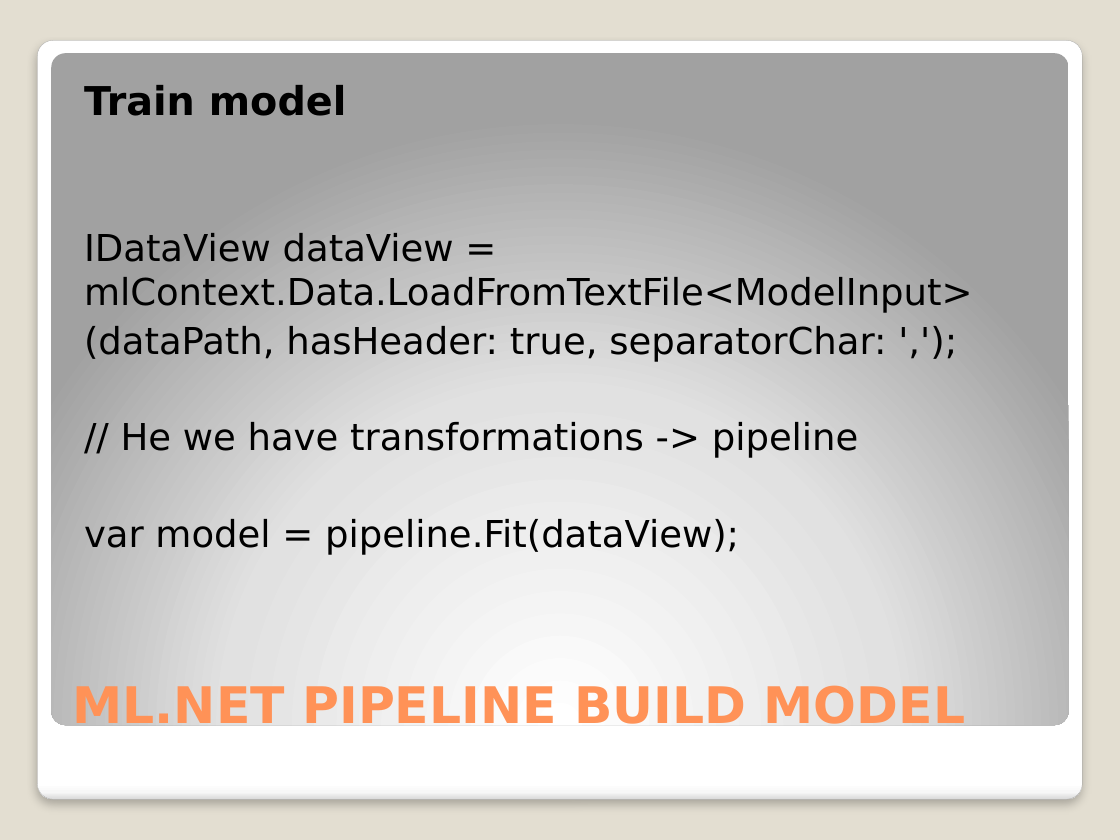
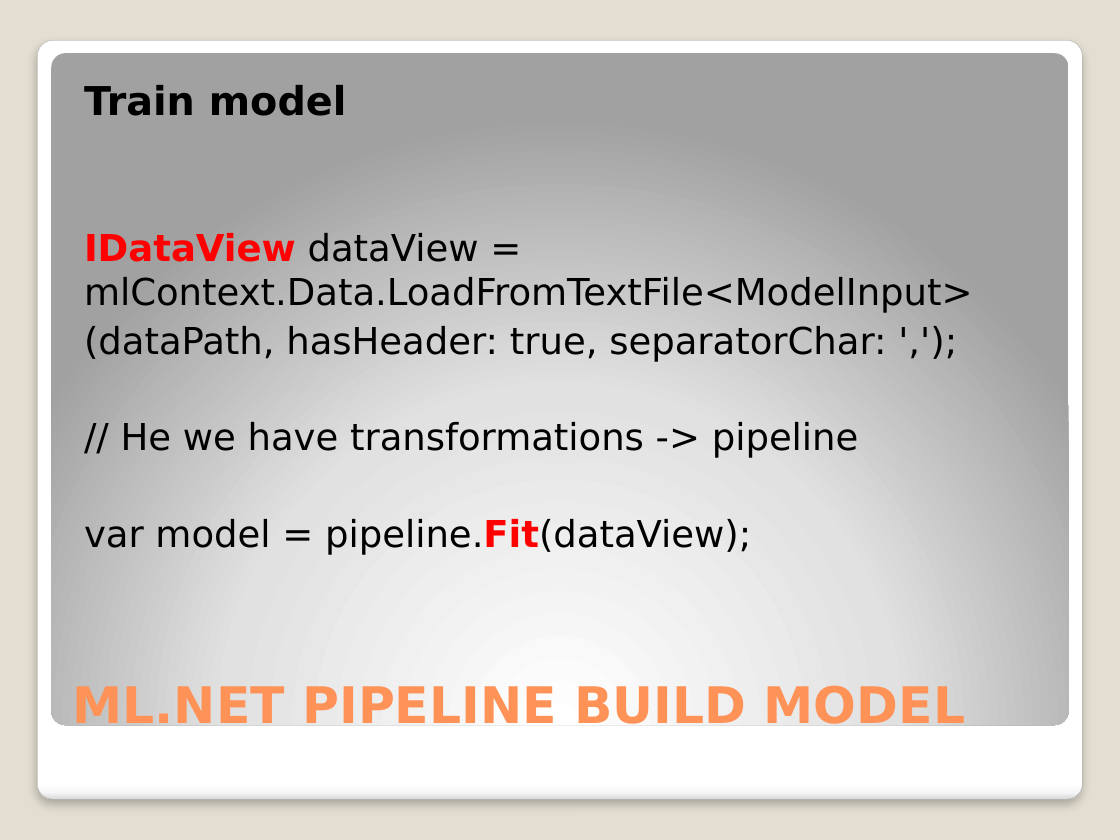
Before and after one commit to djkormo/mlnet-cli, a slide deck: slide 14 of presentation/Machine learning in Azure without Python.pptx (slide 16 before the commit). Drawn at 1120x840 pixels with LibreOffice and Linux fonts; fonts in the diff are those of the drawing. Boxes give left, top, right and bottom in pixels: in the first picture for what was removed or moved away, otherwise in the second. Text is boxed around its words. In the diff, an @@ line names an element or a change of style, - is before the commit and + after.

```diff
--- a/presentation/Machine learning in Azure without Python.pptx
+++ b/presentation/Machine learning in Azure without Python.pptx
@@ text at [84, 233, 973, 555]: text colour #000000 to #FF0000, bold on in "IDataView", "pipeline.Fit(dataView);" @@
```
Also in this commit, not shown: 16 other slides changed, 3 slides added, 1 other file.
